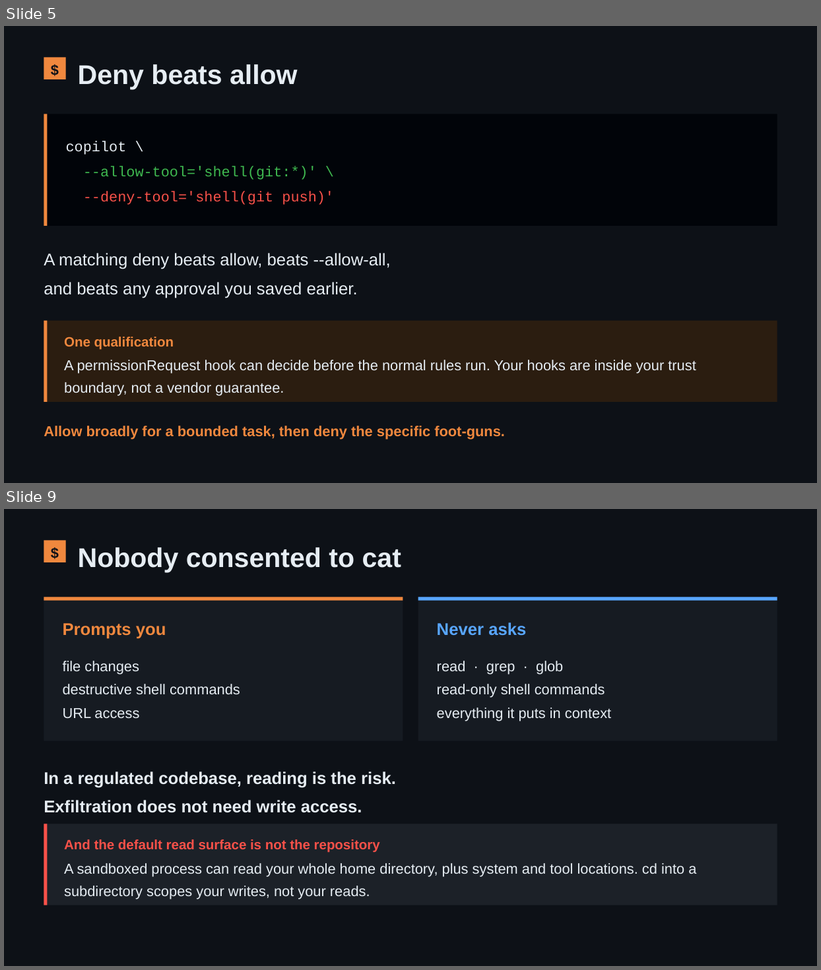
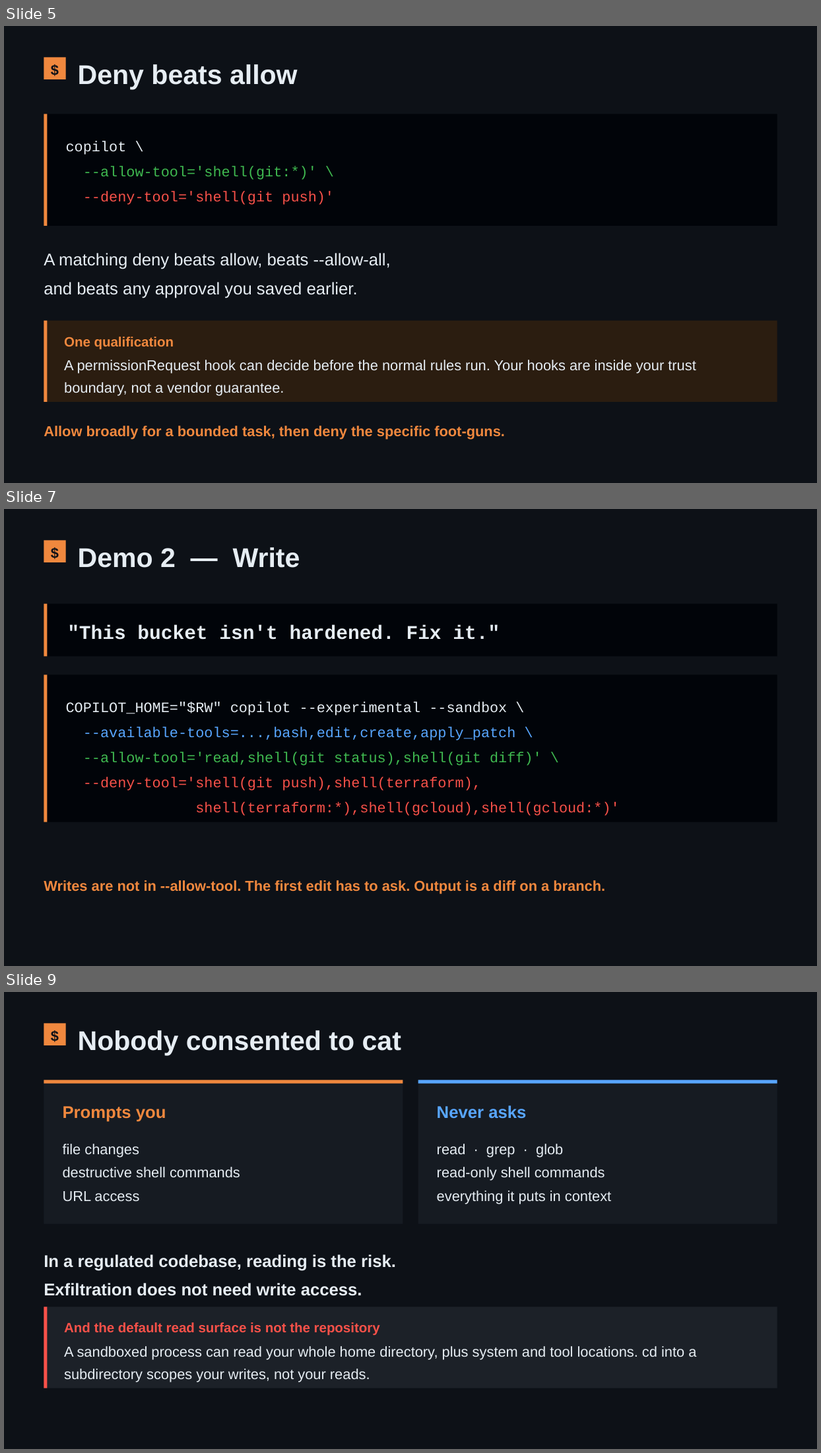
Before and after one commit to adilshehzad786/copilot-cli-real-infra, a slide deck: presentations/copilot-cli-real-infra-deck.pptx. Shown one above the other, each under a label of ours: slides 5 and 9 before the commit, slides 5, 7 and 9 after it; the slides between them are not shown. The pictures are 821x970 and 821x1453 pixels, drawn with LibreOffice and Linux fonts; fonts in the diff are those of the drawing. Boxes give left, top, right and bottom in pixels: in the first picture for what was removed or moved away, otherwise in the second. Text is boxed around its words. In the diff, an @@ line names an element or a change of style, - is before the commit and + after.

```diff
--- a/presentations/copilot-cli-real-infra-deck.pptx
+++ b/presentations/copilot-cli-real-infra-deck.pptx
@@ slide 7 added at box(4, 509, 817, 966), background #0D1117 @@
@@ rectangle added at box(44, 540, 65, 562), fill #F0883E @@
@@ text added at box(44, 540, 65, 562), 17 pt, text #0D1117, bold @@
+$
@@ text added at box(78, 547, 300, 568), 32 pt, text #E6EDF3, bold @@
+Demo 2 — Write
@@ rectangle added at box(44, 604, 778, 657), fill #010409 @@
@@ rectangle added at box(44, 604, 48, 657), fill #F0883E @@
@@ text added at box(67, 625, 500, 640), 23 pt, text #E6EDF3, bold @@
+"This bucket isn't hardened. Fix it."
@@ rectangle added at box(44, 675, 778, 823), fill #010409 @@
@@ rectangle added at box(44, 675, 48, 823), fill #F0883E @@
@@ text added at box(66, 702, 619, 816), 17 pt, text #F85149 @@
+COPILOT_HOME="$RW" copilot --experimental --sandbox \
+--available-tools=...,bash,edit,create,apply_patch \
+--allow-tool='read,shell(git status),shell(git diff)' \
+--deny-tool='shell(git push),shell(terraform),
+shell(terraform:*),shell(gcloud),shell(gcloud:*)'
@@ text added at box(44, 881, 605, 894), 17 pt, text #F0883E, bold @@
+Writes are not in --allow-tool. The first edit has to ask. Output is a diff on a branch.
```
Also in this commit, not shown: 2 slides changed, 1 slide removed, 44 other files.
